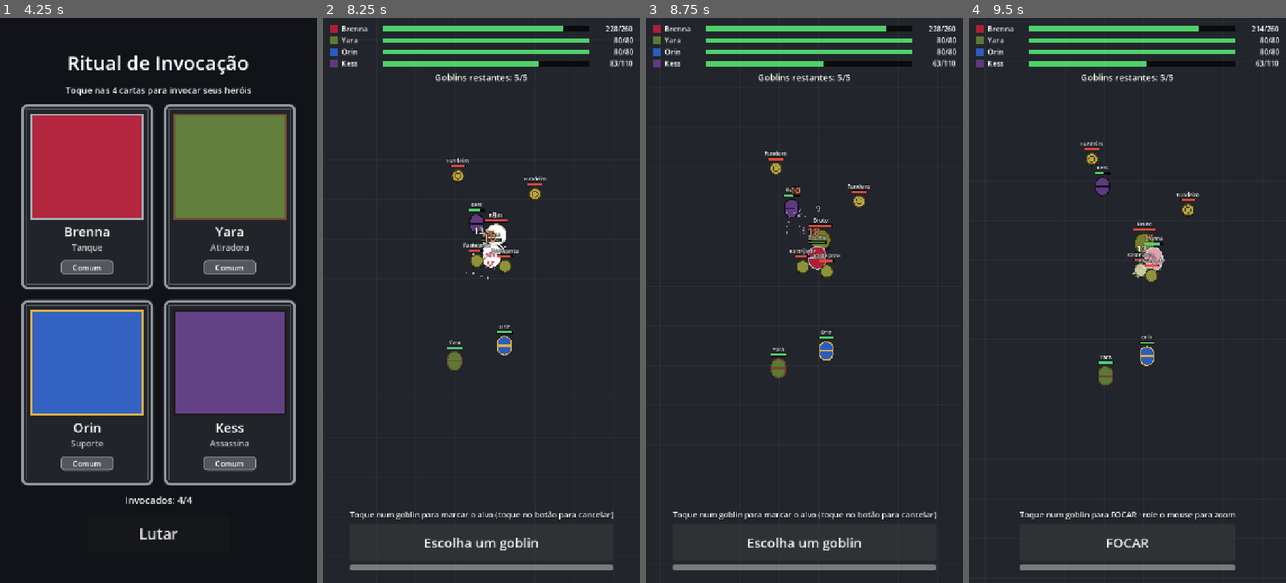
Above: before the commit, frames 1-4 (left to right).
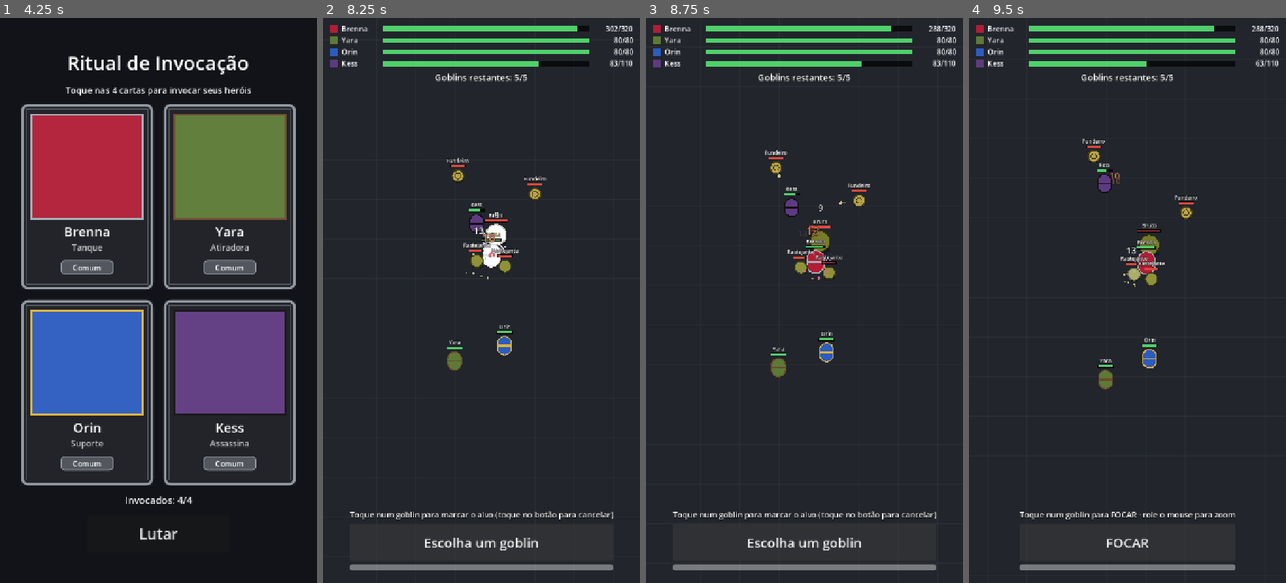
Above: after the commit, the same moments.

Repository: Joaozinm/summon
Game: Godot game, scene res://scenes/main.tscn
Two runs of this game, one before a commit and one after it. Both use one fixed random seed, a clock stepped at 60 frames per second and the inputs below.
Inputs (mouse positions are in pixels of both pictures, inside the frame that each line leads up to):
- Up to frame 1 (4.25 s): tap Enter at 0.5 s; move the mouse to (88, 198) at 0.52 s; click (88, 198) at 0.67 s; move the mouse to (228, 198) at 1.27 s; click (228, 198) at 1.42 s; move the mouse to (88, 390) at 2.02 s; click (88, 390) at 2.17 s; move the mouse to (228, 390) at 2.77 s; click (228, 390) at 2.92 s; move the mouse to (253, 385) at 3.52 s; click (253, 385) at 3.67 s
- Up to frame 2 (8.25 s): click "Lutar" at 4.25 s; click "FOCAR" at 5 s; click "Escolha um goblin" at 5.75 s; click "FOCAR" at 6.5 s; click "Escolha um goblin" at 7.25 s; click "FOCAR" at 8 s
- Up to frame 3 (8.75 s): no input
- Up to frame 4 (9.5 s): click "Escolha um goblin" at 8.75 s

Frame 1 is identical in both runs. In frame 2, 0.2% of the frame differs, in the area x 49-97%, y 1-45%; in frame 3, 1.3%; in frame 4, 1.8%, in the area x 35-97%, y 1-66%.

Commit message:
balance: grid-search config #12 — FOCAR now pays off, Brenna survives
Only scripts/data/defs.gd changes (AI, FOCAR 6s/12s, Orin heal, flow, camera,
SFX and HEAVY_HIT untouched; Bruto/Kess still hit for 18 = heavy).

Best of a 27-config grid (goblin HP x goblin attack rate x Brenna HP):
- Brenna HP 260 -> 320
- Rastejante HP 110 -> 126, cooldown 1.2 -> 1.5
- Fundeiro HP 95 -> 109, cooldown 1.5 -> 1.88
- Bruto HP 340 -> 368, cooldown 2.3 -> 2.87

Measured, 30 fights per policy (before -> after):
- no FOCAR: 55.2s 73% 1.80 deaths -> 61.7s 100% 1.00 (Kess 30/30, Brenna 0/30)
- FOCAR casual: 68.3s 60% 3.00 -> 55.0s 87% 1.43
- FOCAR Fundeiros: 73.2s 73% 2.50 -> 47.1s 100% 0.07

Co-Authored-By: Claude Opus 5.5 <noreply@anthropic.com>

Diff:
--- a/scripts/data/defs.gd
+++ b/scripts/data/defs.gd
@@ -9,7 +9,7 @@
 const HEROES := {
 	"brenna": {
 		"name": "Brenna", "title": "Brenna, a Guardiã", "role": "Tanque", "rarity": "Comum",
-		"hp": 260.0, "damage": 9.0, "cooldown": 1.1, "speed": 90.0, "range": 0.0,
+		"hp": 320.0, "damage": 9.0, "cooldown": 1.1, "speed": 90.0, "range": 0.0,
 		"radius": 20.0, "brain": "muralha",
 		"color": Color("b01e36"), "accent": Color("a3acb5"),
 	},
@@ -37,17 +37,17 @@
 # PLACEHOLDER TEMPORÁRIO — substituído pela arte final da Muse.
 const GOBLINS := {
 	"rastejante": {
-		"name": "Rastejante", "hp": 110.0, "damage": 7.0, "cooldown": 1.2, "speed": 95.0,
+		"name": "Rastejante", "hp": 126.0, "damage": 7.0, "cooldown": 1.5, "speed": 95.0,
 		"range": 0.0, "radius": 14.0, "brain": "rastejante",
 		"color": Color("8f923a"), "accent": Color("3a3b16"),
 	},
 	"fundeiro": {
-		"name": "Fundeiro", "hp": 95.0, "damage": 10.0, "cooldown": 1.5, "speed": 85.0,
+		"name": "Fundeiro", "hp": 109.0, "damage": 10.0, "cooldown": 1.88, "speed": 85.0,
 		"range": 260.0, "radius": 13.0, "brain": "fundeiro",
 		"color": Color("b9a447"), "accent": Color("4a3f17"),
 	},
 	"bruto": {
-		"name": "Bruto", "hp": 340.0, "damage": 18.0, "cooldown": 2.3, "speed": 60.0,
+		"name": "Bruto", "hp": 368.0, "damage": 18.0, "cooldown": 2.87, "speed": 60.0,
 		"range": 0.0, "radius": 24.0, "brain": "bruto",
 		"color": Color("767c2a"), "accent": Color("2c2e10"),
 	},
